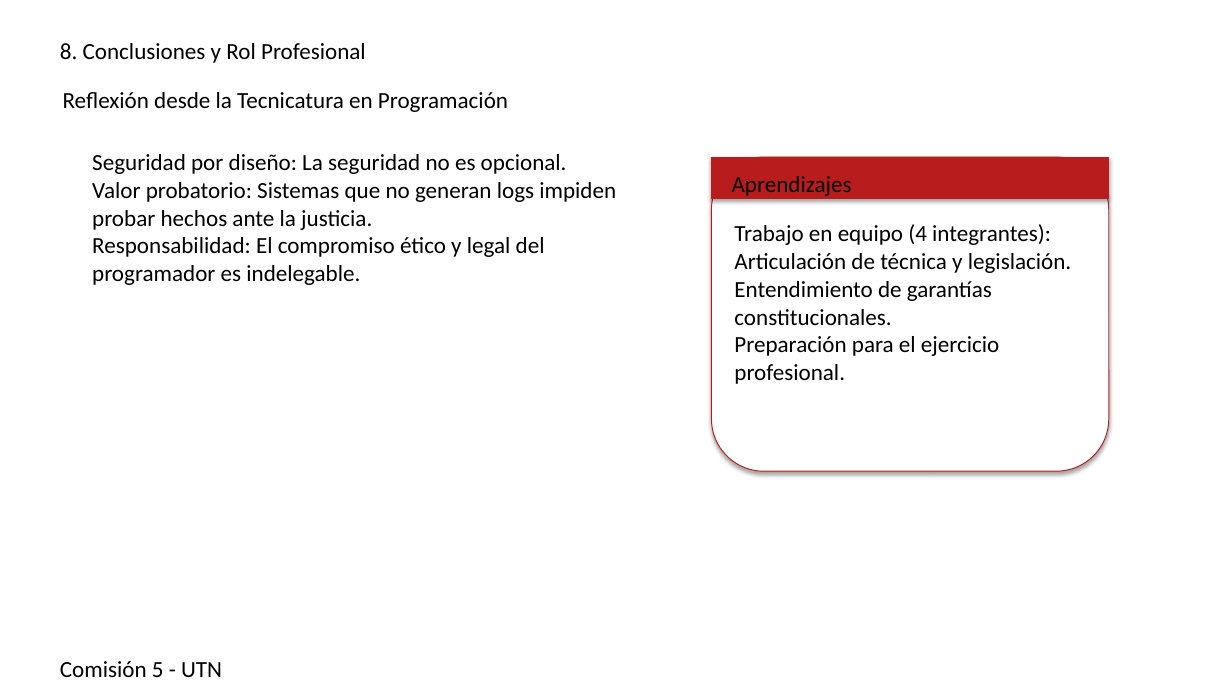
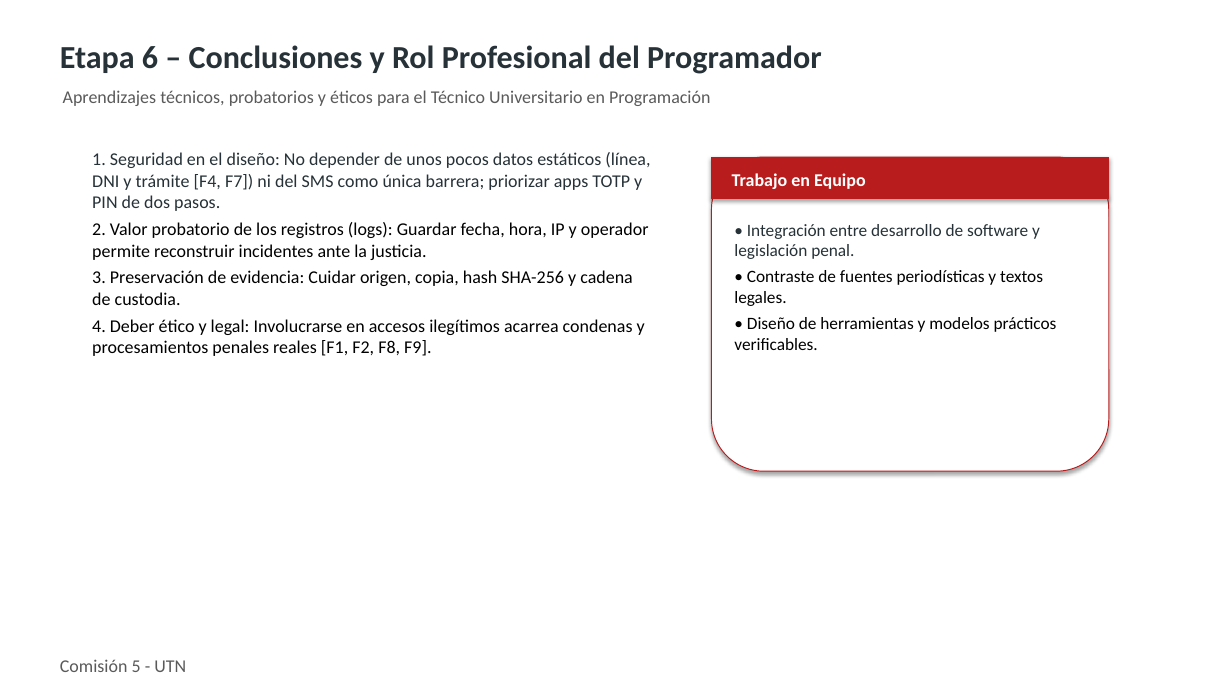
Before and after one commit to GonzaVega/TPI-Legislacion, a slide deck: slide 9 of resolucion-consignas/presentacion-y-guion/Presentacion_TPI_Eje1.pptx. Drawn at 1232x693 pixels with LibreOffice and Linux fonts; fonts in the diff are those of the drawing. Boxes give left, top, right and bottom in pixels: in the first picture for what was removed or moved away, otherwise in the second. Text is boxed around its words. In the diff, an @@ line names an element or a change of style, - is before the commit and + after.

```diff
--- a/resolucion-consignas/presentacion-y-guion/Presentacion_TPI_Eje1.pptx
+++ b/resolucion-consignas/presentacion-y-guion/Presentacion_TPI_Eje1.pptx
@@ text at [60,45,822,74]: text changed; size 18 to 25 pt; text colour #000000 to #263238; bold on @@
-8. Conclusiones y Rol Profesional
+Etapa 6 – Conclusiones y Rol Profesional del Programador
@@ text at [63,90,710,106]: text changed; size 18 to 14 pt; text colour #000000 to #5A5A5A @@
-Reflexión desde la Tecnicatura en Programación
+Aprendizajes técnicos, probatorios y éticos para el Técnico Universitario en Programación
@@ text at [92,152,650,356]: text changed; size 18 to 14 pt @@
-Seguridad por diseño: La seguridad no es opcional.
-Valor probatorio: Sistemas que no generan logs impiden probar hechos ante la justicia.
-Responsabilidad: El compromiso ético y legal del programador es indelegable.
+1. Seguridad en el diseño: No depender de unos pocos datos estáticos (línea, DNI y trámite [F4, F7]) ni del SMS como única barrera; priorizar apps TOTP y PIN de dos pasos.
+2. Valor probatorio de los registros (logs): Guardar fecha, hora, IP y operador permite reconstruir incidentes ante la justicia.
+3. Preservación de evidencia: Cuidar origen, copia, hash SHA-256 y cadena de custodia.
+4. Deber ético y legal: Involucrarse en accesos ilegítimos acarrea condenas y procesamientos penales reales [F1, F2, F8, F9].
@@ text at [732,173,866,189]: text changed; size 18 to 14 pt; text colour #000000 to #FFFFFF; bold on @@
-Aprendizajes
+Trabajo en Equipo
@@ text at [734,224,1057,350]: text changed; size 18 to 13.5 pt @@
-Trabajo en equipo (4 integrantes):
-Articulación de técnica y legislación.
-Entendimiento de garantías constitucionales.
-Preparación para el ejercicio profesional.
+• Integración entre desarrollo de software y legislación penal.
+• Contraste de fuentes periodísticas y textos legales.
+• Diseño de herramientas y modelos prácticos verificables.
@@ text "Comisión 5 - UTN" at [60,659,186,672]: size 18 to 14 pt, text colour #000000 to #5A5A5A; more space between paragraphs @@
```
Also in this commit, not shown: 8 other slides changed, 1 slide added, 1 slide removed, 34 other files.
